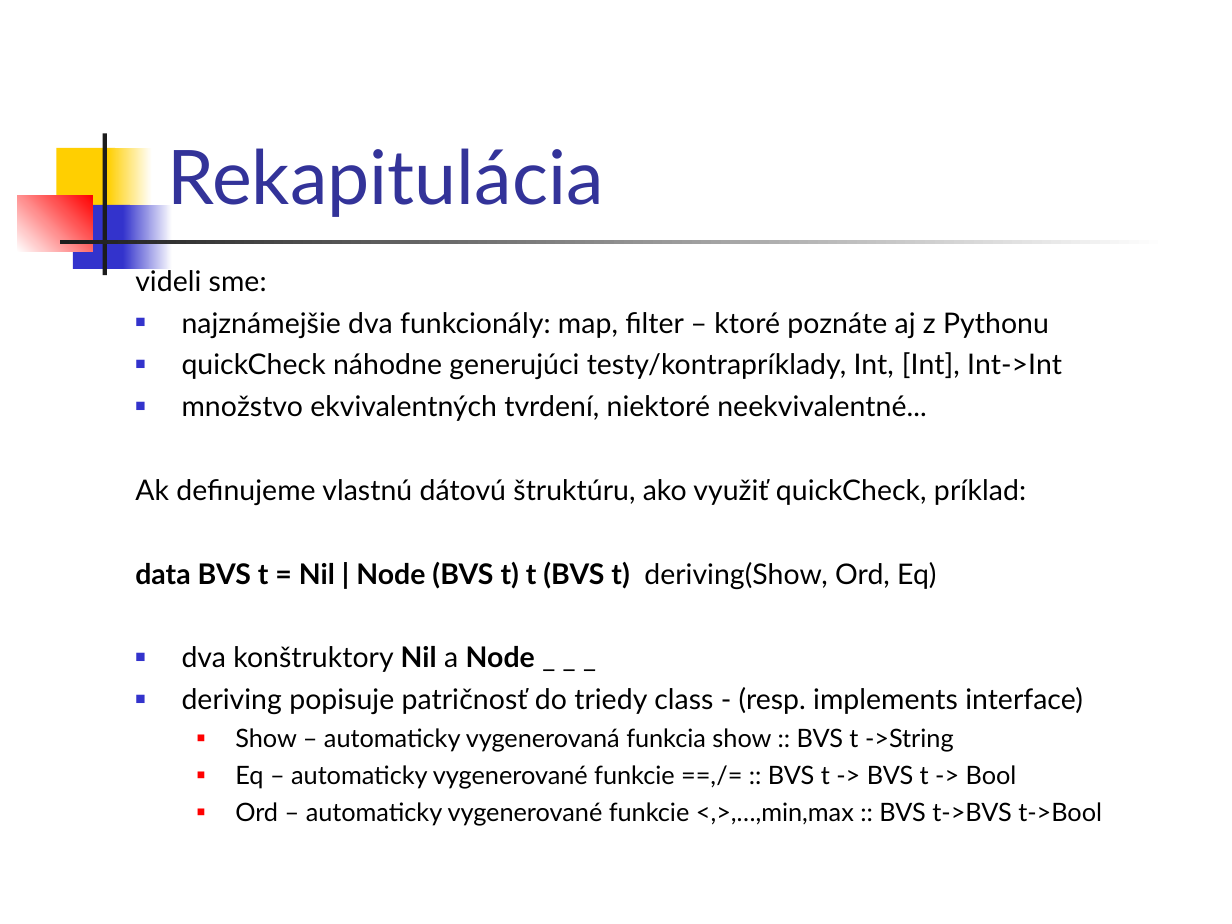
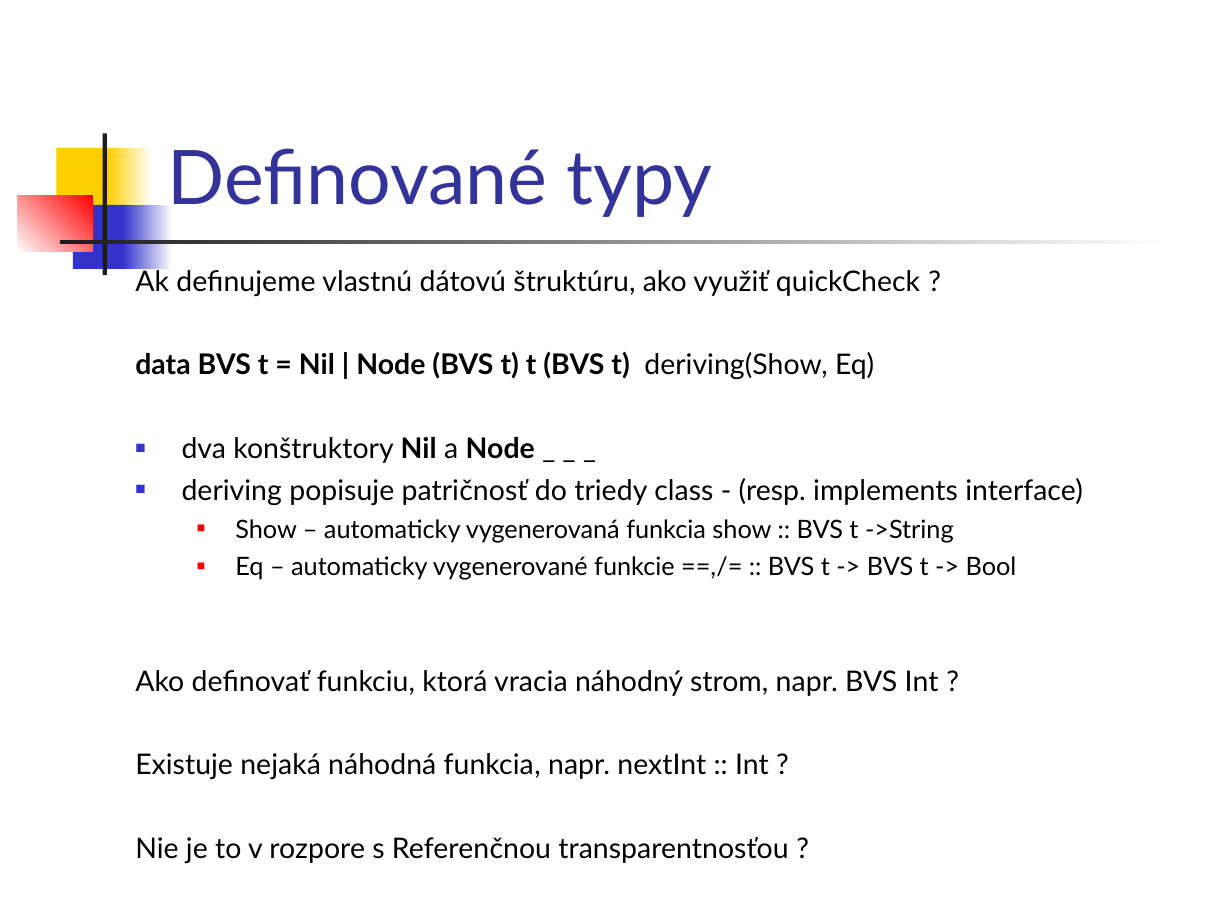
Before and after one commit to Funkcionalne/Prednasky, a slide deck: slide 24 of 02/02_fpro.ppt (slide 21 before the commit). Drawn at 1232x924 pixels with LibreOffice and Linux fonts; fonts in the diff are those of the drawing. Boxes give left, top, right and bottom in pixels: in the first picture for what was removed or moved away, otherwise in the second. Text is boxed around its words. In the diff, an @@ line names an element or a change of style, - is before the commit and + after.

```diff
--- a/02/02_fpro.ppt
+++ b/02/02_fpro.ppt
@@ title at <box>167,148,713,217</box>: text changed @@
-Rekapitulácia
+Definované typy
@@ text at <box>135,266,920,380</box>: text changed @@
-videli sme:
-■ najznámejšie dva funkcionály: map, filter – ktoré poznáte aj z Pythonu
-■ quickCheck náhodne generujúci testy/kontrapríklady, Int, [Int], Int->Int
-■ množstvo ekvivalentných tvrdení, niektoré neekvivalentné...
-Ak definujeme vlastnú dátovú štruktúru, ako využiť quickCheck, príklad:
-data BVS t = Nil | Node (BVS t) t (BVS t) deriving(Show, Ord, Eq)
+Ak definujeme vlastnú dátovú štruktúru, ako využiť quickCheck ?
+data BVS t = Nil | Node (BVS t) t (BVS t) deriving(Show, Eq)
@@ text at <box>135,670,939,863</box>: text changed; size 14.8 to 16.6 pt @@
-  ■ Ord – automaticky vygenerované funkcie <,>,…,min,max :: BVS t->BVS t->Bool
+Ako definovať funkciu, ktorá vracia náhodný strom, napr. BVS Int ?
+Existuje nejaká náhodná funkcia, napr. nextInt :: Int ?
+Nie je to v rozpore s Referenčnou transparentnosťou ?
```
Also in this commit, not shown: 7 other slides changed, 5 slides added, 8 other files.
